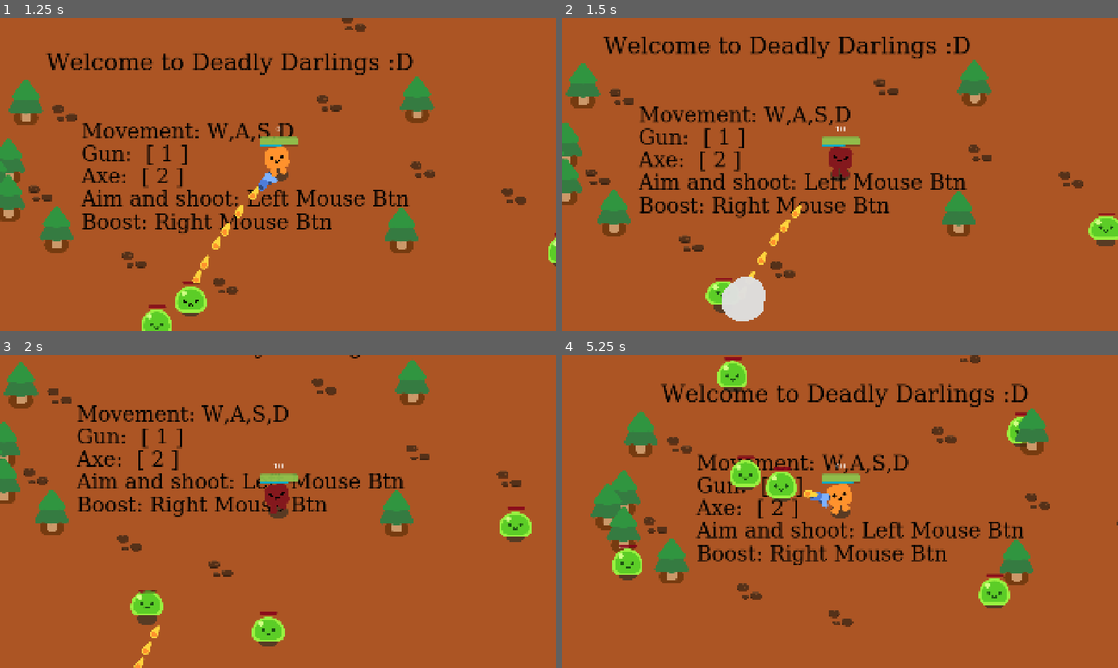
Above: before the commit, frames 1-4 (two rows, left to right).
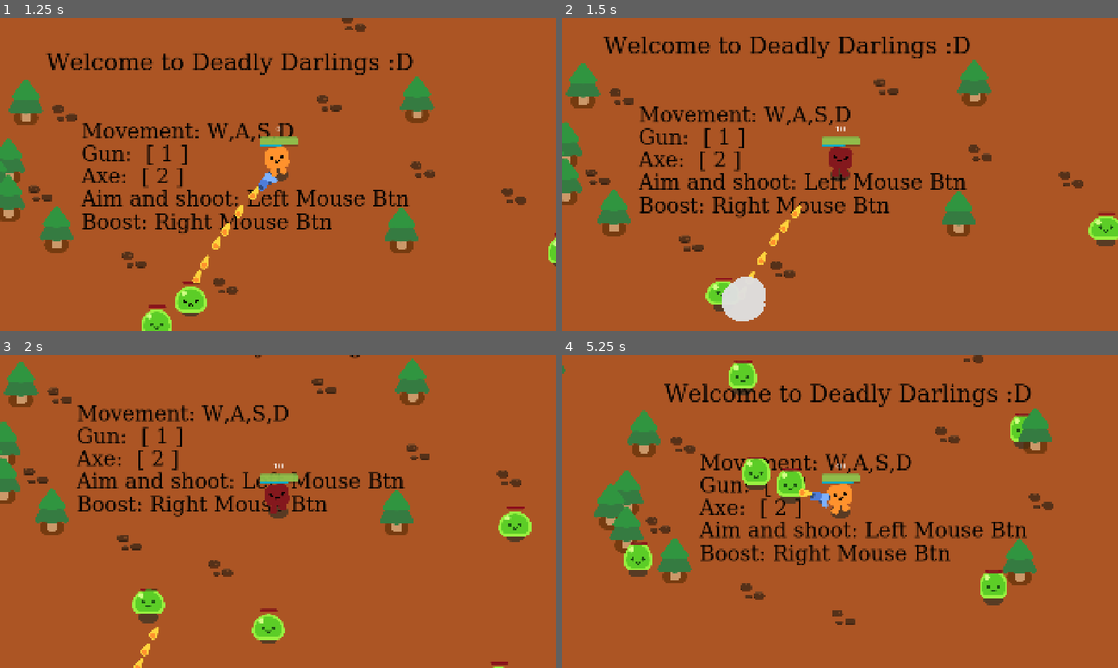
Above: after the commit, the same moments.

Repository: TohidEq/uni-godot-games
Game: Godot game, scene res://game.tscn
Same seed, same stepped clock (60 frames per second), same inputs: the game is played once before the commit and once after it.
Inputs (mouse positions are in pixels of both pictures, inside the frame that each line leads up to):
- Up to frame 1 (1.25 s): move the mouse to (400, 158) at 0.52 s; hold D (move_right) from 0.53 s (still down); hold Right mouse button (boost) from 0.53 s (still down)
- Up to frame 2 (1.5 s): move the mouse to (728, 190) at 1.27 s; release D (move_right) at 1.28 s; release Right mouse button (boost) at 1.28 s; hold S (move_down) from 1.28 s (still down); tap 2 (select_axe) at 1.35 s
- Up to frame 3 (2 s): keep holding S (move_down)
- Up to frame 4 (5.25 s): move the mouse to (895, 442) at 2.02 s; release S (move_down) at 2.03 s; hold D (move_right) 2.03-2.78 s; hold 1 (select_wpn) 2.03-2.78 s; move the mouse to (812, 574) at 2.77 s; hold W (move_up) 2.78-3.53 s; click (812, 574) at 2.85 s; move the mouse to (1006, 558) at 3.52 s; hold Right mouse button (boost) 3.53-4.28 s; hold A (move_left) 3.53-5.03 s; move the mouse to (673, 464) at 4.27 s; tap 2 (select_axe) at 4.35 s; move the mouse to (867, 511) at 5.02 s; hold S (move_down) from 5.03 s (still down); hold 1 (select_wpn) from 5.03 s (still down)

Frame 1 is identical in both runs. In frame 2, 0.2% of the frame differs, in the area x 0-100%, y 13-95%; in frame 3, 2.7%; in frame 4, 12%, in the area x 0-100%, y 0-87%.

Commit message:
add rocks

Diff:
--- a/deadlydarlings/game.gd
+++ b/deadlydarlings/game.gd
@@ -1,5 +1,10 @@
 extends Node2D
 @onready var path_follow_2d: PathFollow2D = $Player/Path2D/PathFollow2D
+
+func _ready() -> void:
+
+  pass
+
 
 func spawn_mob():
   var new_mob = preload("res://mob/mob.tscn").instantiate()
@@ -14,5 +19,5 @@
 @onready var game_over: CanvasLayer = $GameOver
 
 func _on_player_health_depleted() -> void:
-  game_over.visible =true
-  get_tree().paused=true
+  game_over.visible = true
+  get_tree().paused = true
--- a/deadlydarlings/player/player.gd
+++ b/deadlydarlings/player/player.gd
@@ -27,19 +27,26 @@
 var mana_refill_rate = 1;
 
 var wpn = WPNS.GUN
+
 func _ready() -> void:
   #  test
   #position.x=-6430;
   #timer.set_wait_time(0.1)
   choice_wpn()
-  pass
+
 
 
 var boosting = false;
 
 func _process(delta: float) -> void:
-  score_label.text=str(score)
+  Engine.time_scale=1.0+ (float(score)/1000.0);
+
+  if Engine.time_scale > 2.0:
+    Engine.time_scale = 2.0;
+
+  score_label.text=str(score);
   #print(position.x)
+
   if position.x < -4500:
     position.x = -4500;
 
@@ -84,7 +91,9 @@
 
 
   var direction = Input.get_vector("move_left","move_right","move_up","move_down");
-  var increase_speed = change_speed_per_100xp*int(score/100)
+
+  var increase_speed = change_speed_per_100xp * int(score/100)
+
   velocity = direction * (SPEED + change_speed + increase_speed)
   move_and_slide()
 
@@ -103,7 +112,6 @@
     happy_boo.play_idle_animation()
 
   var overlapping_mobs = %HitBox.get_overlapping_bodies()
-
 
   if overlapping_mobs.size() > 0:
     health -= DAMAGE_RATE * overlapping_mobs.size() * delta
--- a/deadlydarlings/player/player.tscn
+++ b/deadlydarlings/player/player.tscn
@@ -33,6 +33,9 @@
 corner_radius_bottom_left = 6
 
 [sub_resource type="FontFile" id="FontFile_yw30f"]
+subpixel_positioning = 0
+msdf_pixel_range = 14
+msdf_size = 128
 cache/0/16/0/ascent = 0.0
 cache/0/16/0/descent = 0.0
 cache/0/16/0/underline_position = 0.0
